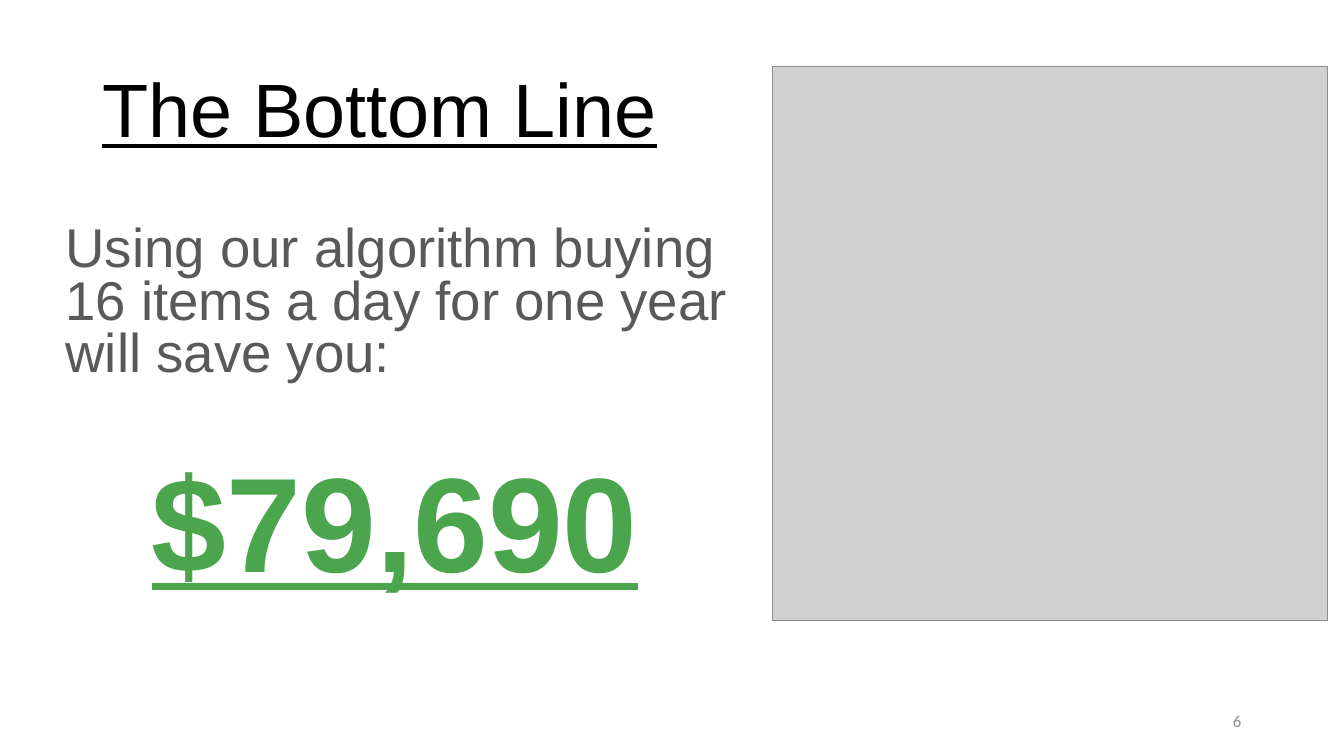
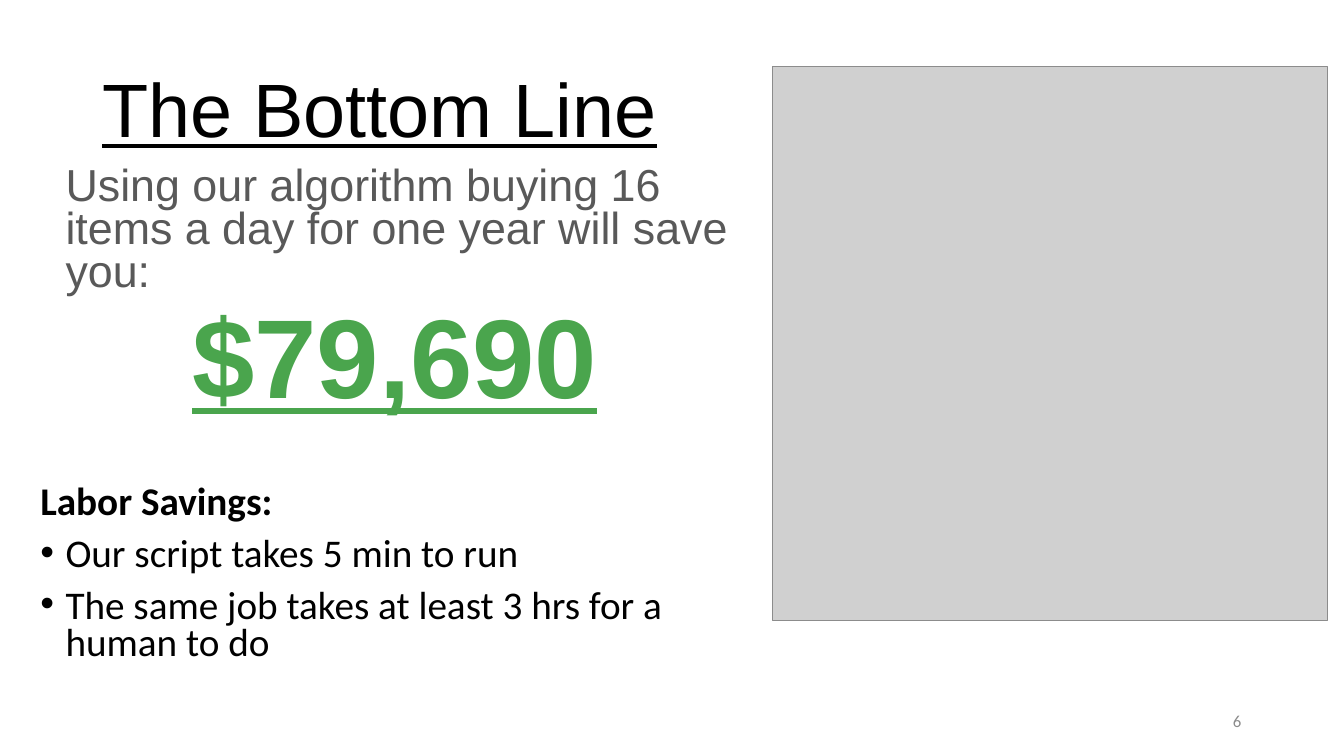
Before and after one commit to thegreatkeej/Estimator_Project, a slide deck: slide 6 of Team14_Presentation_Kijahre.pptx. Drawn at 1344x756 pixels with LibreOffice and Linux fonts; fonts in the diff are those of the drawing; grey boxes stand for pictures. Boxes give left, top, right and bottom in pixels: in the first picture for what was removed or moved away, otherwise in the second. Text is boxed around its words. In the diff, an @@ line names an element or a change of style, - is before the commit and + after.

Commit message:
Revised presentation

```diff
--- a/Team14_Presentation_Kijahre.pptx
+++ b/Team14_Presentation_Kijahre.pptx
@@ text "Using our algorithm buying 16 ..." moved from (x1=66, y1=227, x2=727, y2=593) to (x1=40, y1=168, x2=728, y2=657) @@
@@ text at (x1=66, y1=168, x2=728, y2=416): size 39 to 32 pt in "Using our algorithm buying 16 items a ..."; size 96 to 80 pt in "$79,690" @@
@@ text at (x1=40, y1=487, x2=662, y2=657): paragraphs added @@
+Labor Savings:
+• Our script takes 5 min to run
+• The same job takes at least 3 hrs for a human to do
```
